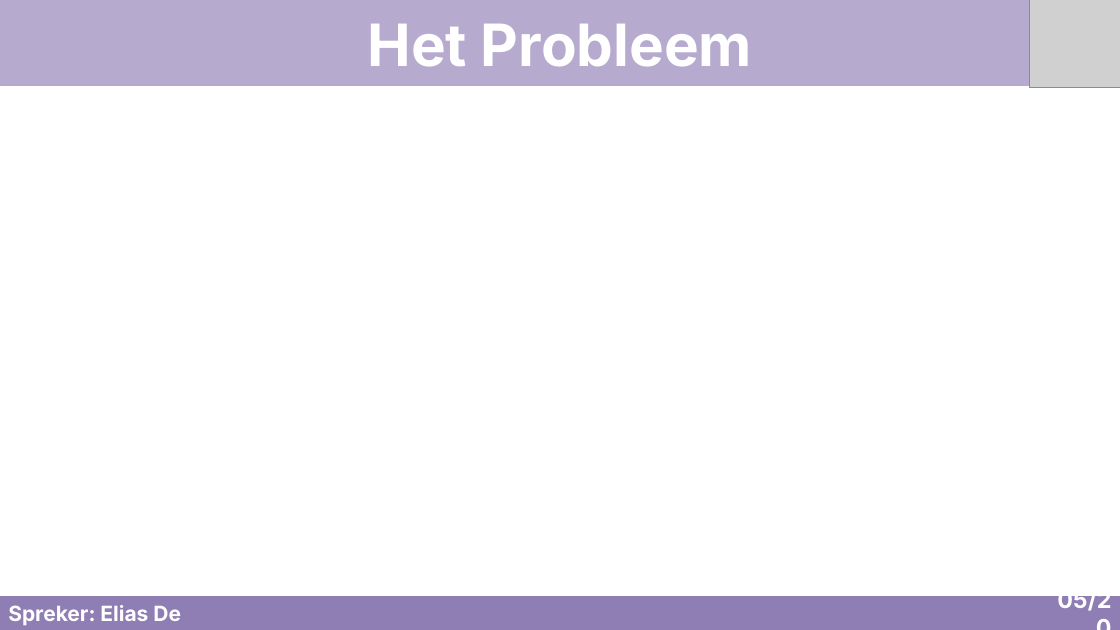
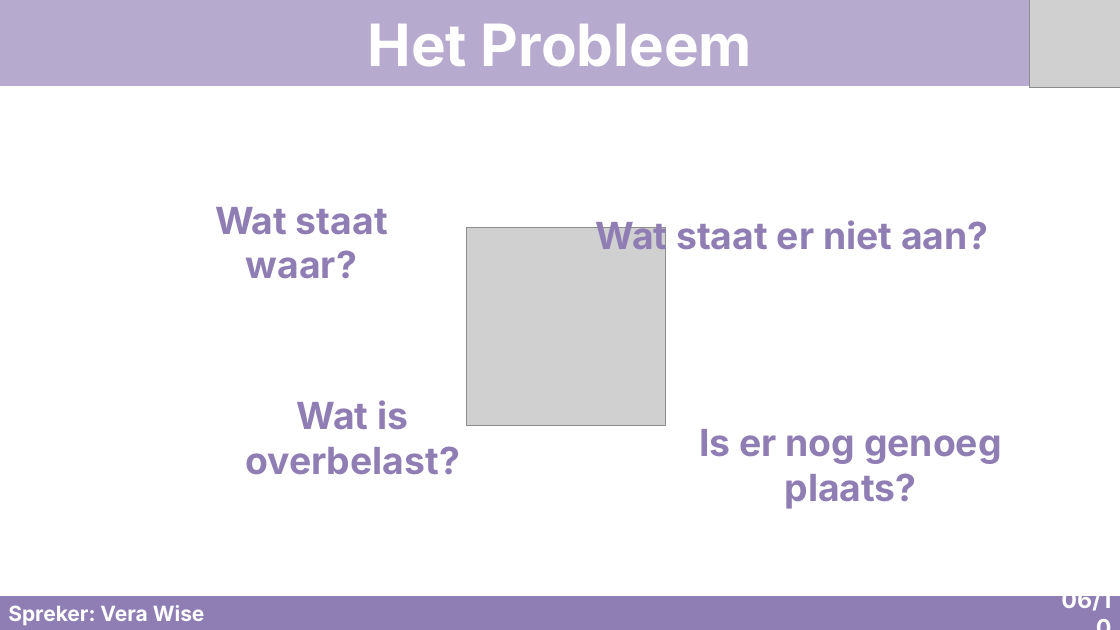
Before and after one commit to EliasDeHondt/K10s, a slide deck: slide 9 of docs/pptx/presentation.pptx. Drawn at 1120x630 pixels with LibreOffice and Linux fonts; fonts in the diff are those of the drawing; grey boxes stand for pictures. Boxes give left, top, right and bottom in pixels: in the first picture for what was removed or moved away, otherwise in the second. Text is boxed around its words. In the diff, an @@ line names an element or a change of style, - is before the commit and + after.

```diff
--- a/docs/pptx/presentation.pptx
+++ b/docs/pptx/presentation.pptx
@@ text added at (215,207,388,279), 32 pt, text #8F7EB4, bold @@
+Wat staat waar?
@@ picture added at (467,227,665,425) @@
@@ text added at (596,218,988,258), 32 pt, text #8F7EB4, bold @@
+Wat staat er niet aan?
@@ text added at (245,400,460,475), 32 pt, text #8F7EB4, bold @@
+Wat is overbelast?
@@ text added at (699,429,1002,509), 32 pt, text #8F7EB4, bold @@
+Is er nog genoeg plaats?
@@ text at (1061,588,1111,614): text changed @@
-05/20
+06/10
@@ text at (8,605,205,625): text changed @@
-Spreker: Elias De Hondt
+Spreker: Vera Wise
```
Also in this commit, not shown: 9 other slides changed, 3 slides added, 8 other files.
